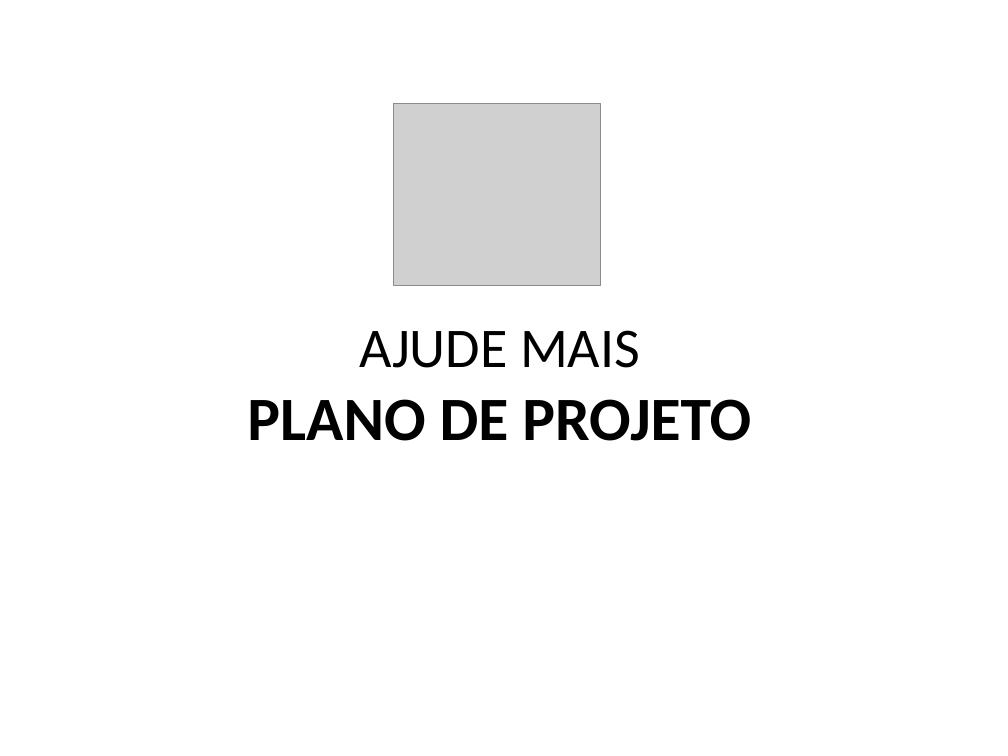
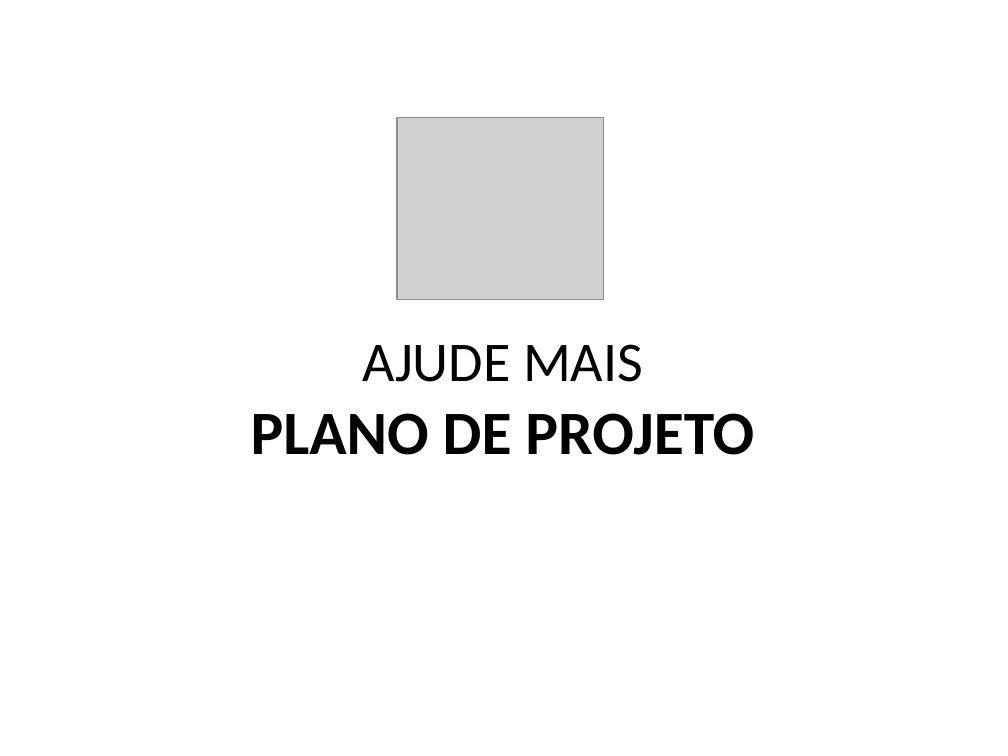
Before and after one commit to AjudeMais/ajudeMais-Projeto, a slide deck: slide 1 of Projeto-AjudeMais/000-Gerência de Projeto/PPJ-Plano de Projeto.pptx. Drawn at 1008x756 pixels with LibreOffice and Linux fonts; fonts in the diff are those of the drawing; grey boxes stand for pictures. Boxes give left, top, right and bottom in pixels: in the first picture for what was removed or moved away, otherwise in the second. Text is boxed around its words. In the diff, an @@ line names an element or a change of style, - is before the commit and + after.

Commit message:
Plano de projeto

```diff
--- a/Projeto-AjudeMais/000-Gerência de Projeto/PPJ-Plano de Projeto.pptx
+++ b/Projeto-AjudeMais/000-Gerência de Projeto/PPJ-Plano de Projeto.pptx
@@ picture: place and size @@
-picture at [394,104,601,285]
+picture at [397,117,604,298]
@@ text "AJUDE MAIS": place and size @@
-text "AJUDE MAIS" at [247,330,751,441]
+text "AJUDE MAIS" at [251,344,754,455]
```
Also in this commit, not shown: 10 other slides changed, 1 slide added, 1 slide removed, 2 other files.
